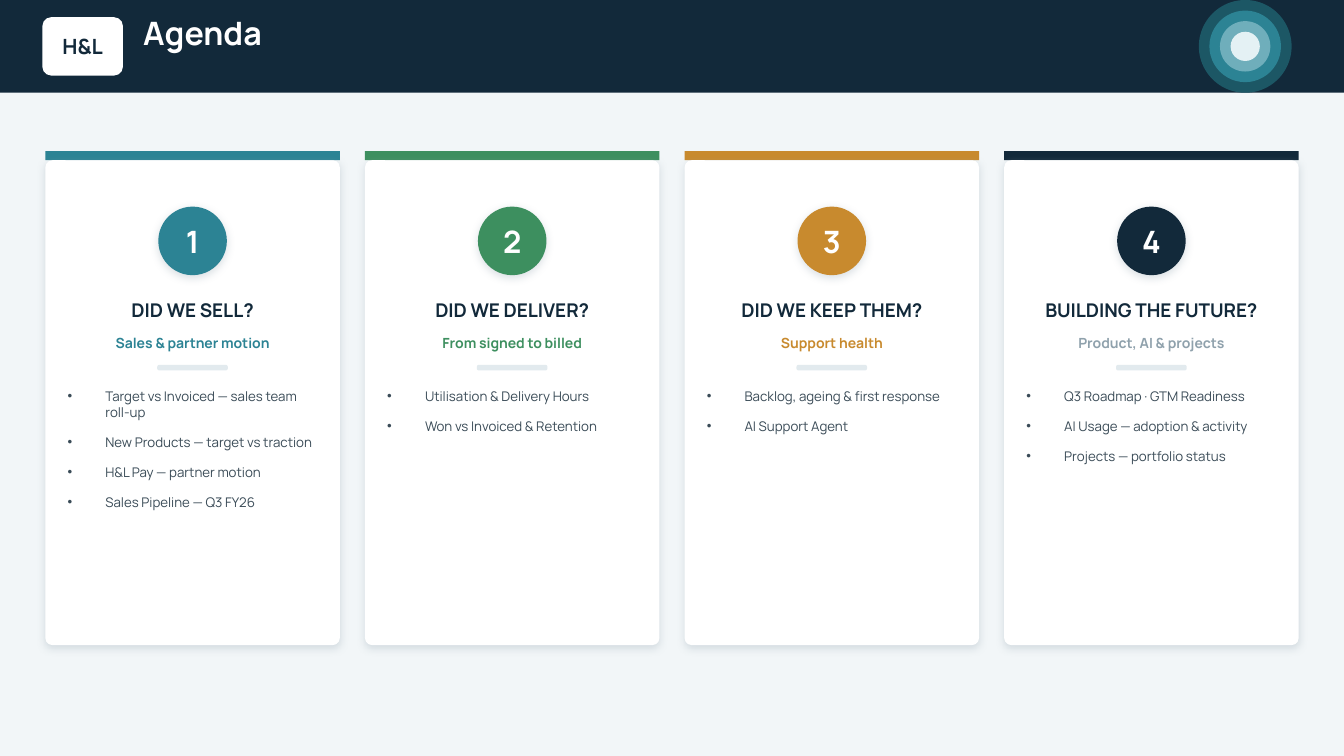
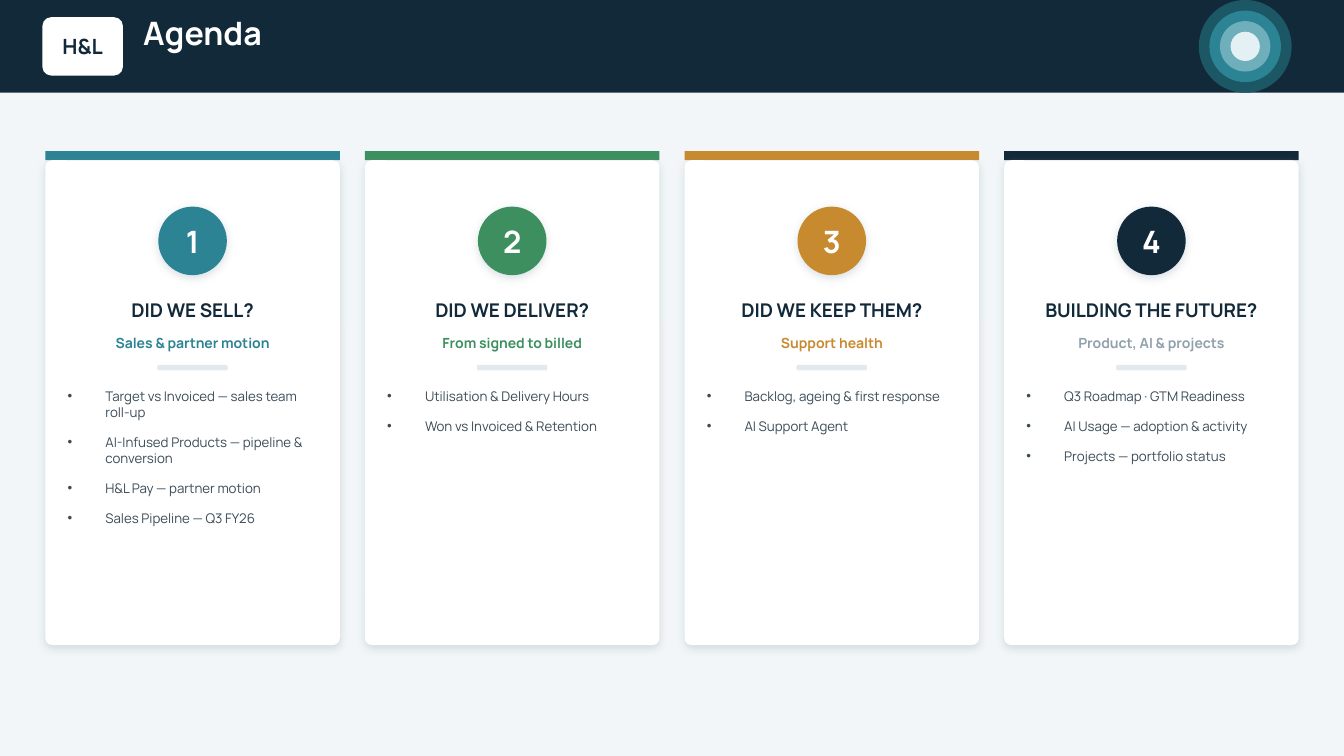
Before and after one commit to ihorner-hl/leadership-reporting, a slide deck: slide 2 of exec-deck/output/H&L Weekly Update - WC 14 Sep 2026.pptx. Drawn at 1344x756 pixels with LibreOffice and Linux fonts; fonts in the diff are those of the drawing. Boxes give left, top, right and bottom in pixels: in the first picture for what was removed or moved away, otherwise in the second. Text is boxed around its words. In the diff, an @@ line names an element or a change of style, - is before the commit and + after.

```diff
--- a/exec-deck/output/H&L Weekly Update - WC 14 Sep 2026.pptx
+++ b/exec-deck/output/H&L Weekly Update - WC 14 Sep 2026.pptx
@@ text at (105, 437, 291, 463): text changed @@
-• New Products — target vs traction
+• AI-Infused Products — pipeline & conversion
```
Also in this commit, not shown: 1 slide added, 1 slide removed, 2 other files.
